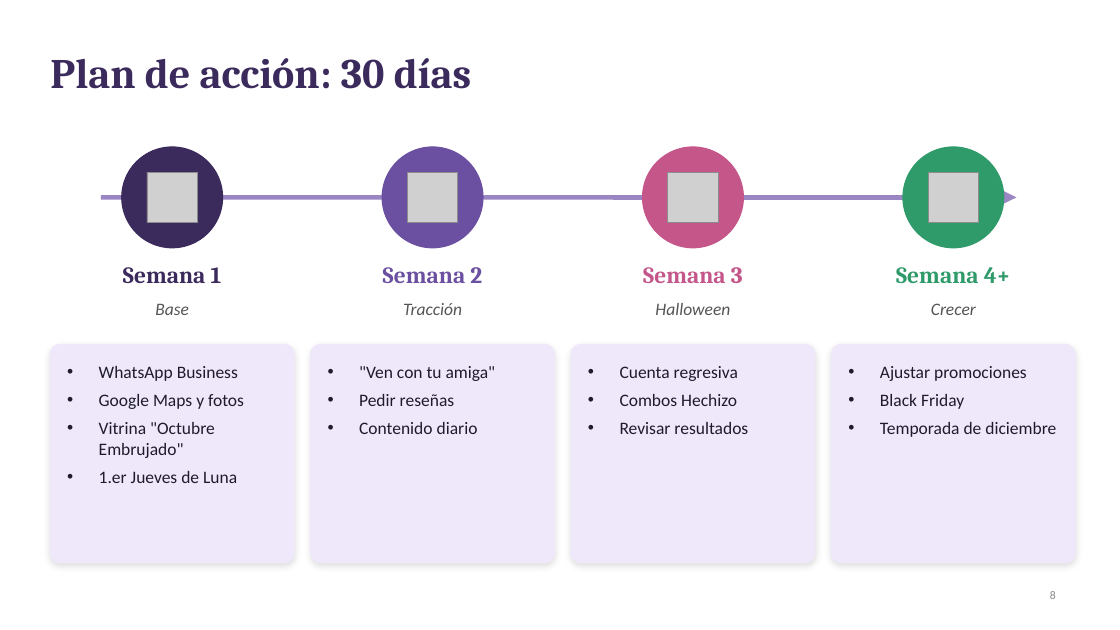
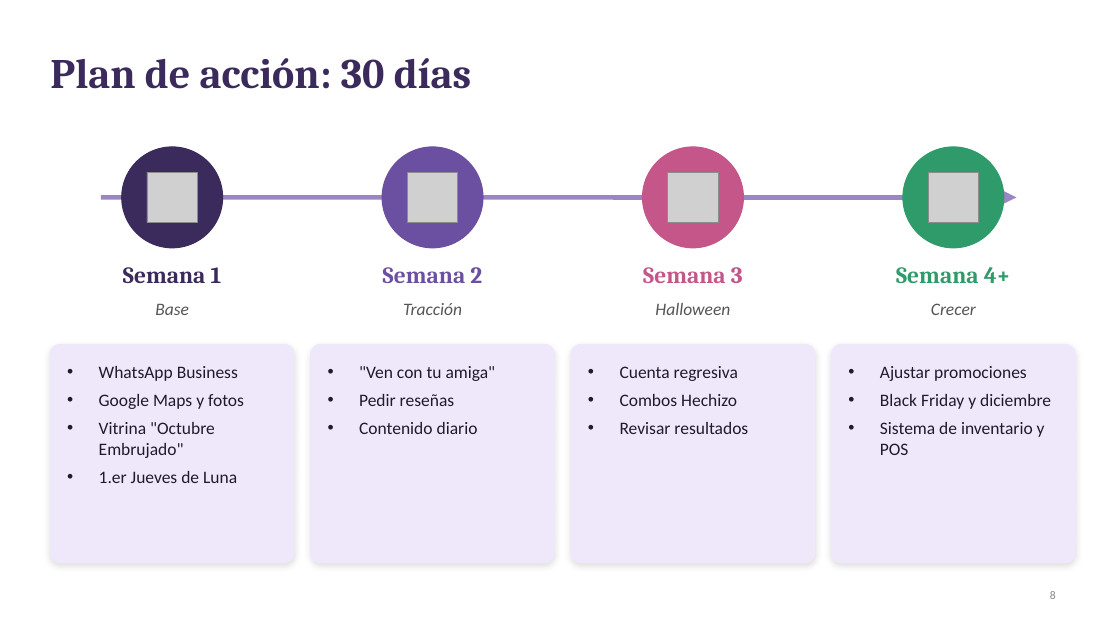
Before and after one commit to nayraclaud-glitch/Trabjo-De-eEstudio, a slide deck: slide 8 of Actividad Alva instructora Luna de Cristal/4_Paso4_Visual_Thinking.pptx. Drawn at 1120x630 pixels with LibreOffice and Linux fonts; fonts in the diff are those of the drawing; grey boxes stand for pictures. Boxes give left, top, right and bottom in pixels: in the first picture for what was removed or moved away, otherwise in the second. Text is boxed around its words. In the diff, an @@ line names an element or a change of style, - is before the commit and + after.

```diff
--- a/Actividad Alva instructora Luna de Cristal/4_Paso4_Visual_Thinking.pptx
+++ b/Actividad Alva instructora Luna de Cristal/4_Paso4_Visual_Thinking.pptx
@@ text at <box>880,394,1051,455</box>: text changed @@
-• Black Friday
-• Temporada de diciembre
+• Black Friday y diciembre
+• Sistema de inventario y POS
```
Also in this commit, not shown: 5 other slides changed, 1 slide added, 1 slide removed, 3 other files.
